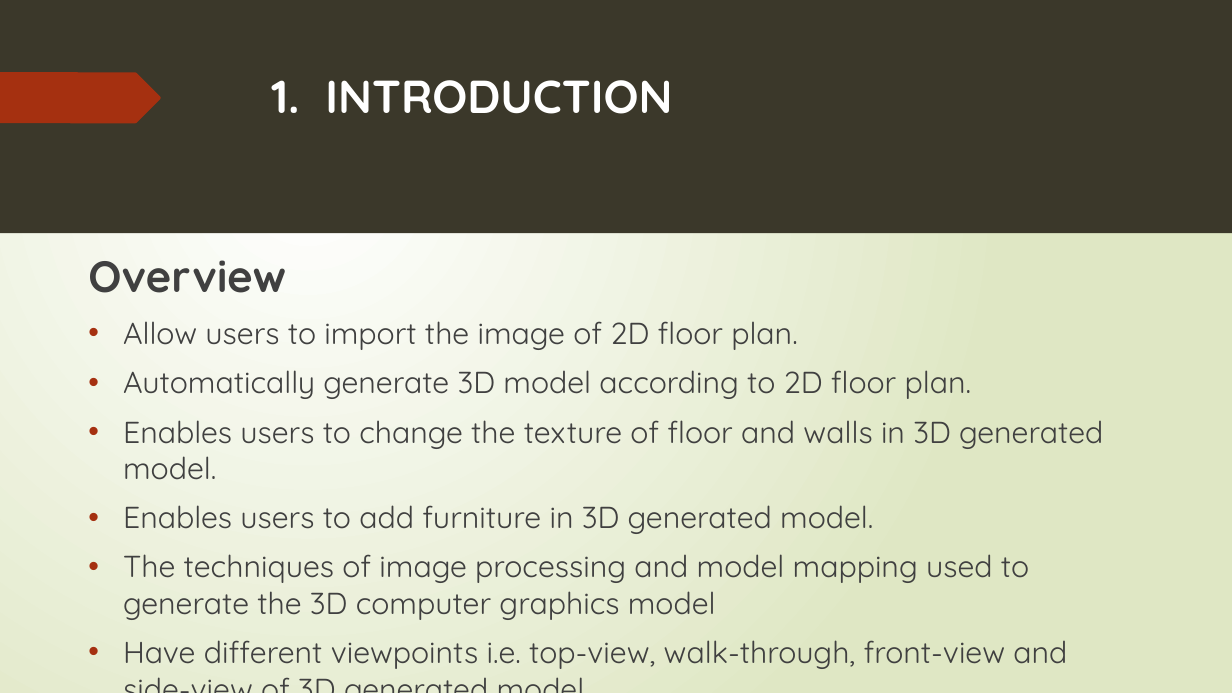
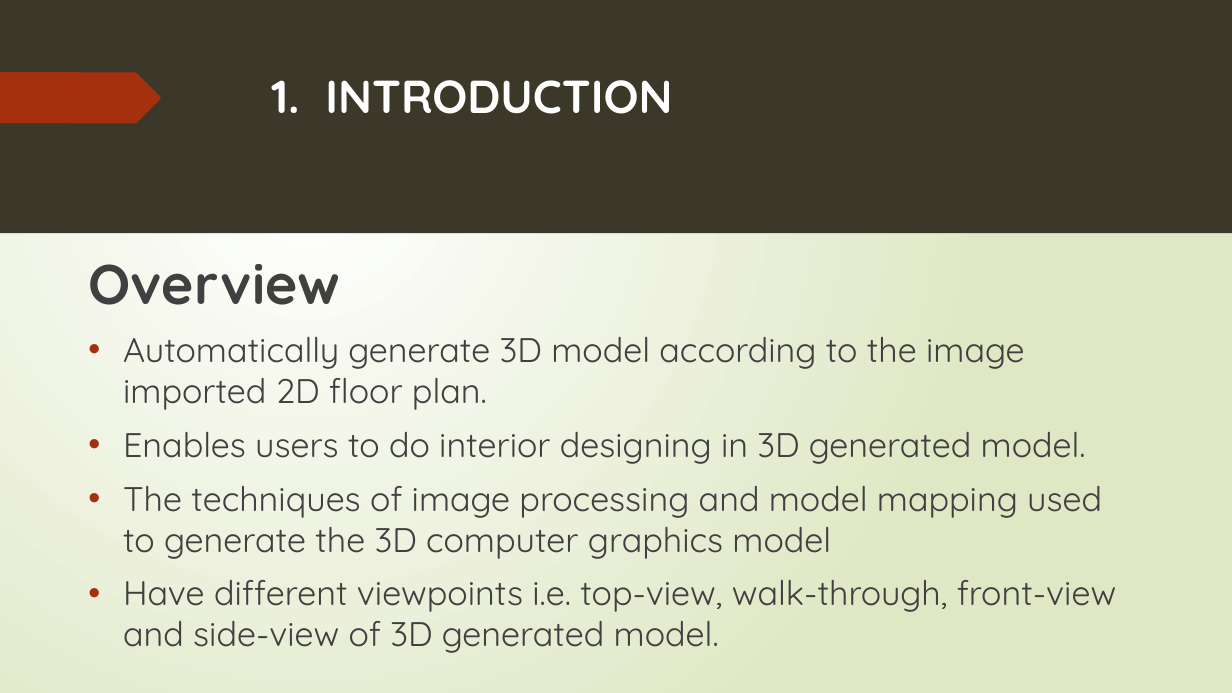
Before and after one commit to 15831944/2d-to-3d, a slide deck: slide 4 of Project slides.pptx. Drawn at 1232x693 pixels with LibreOffice and Linux fonts; fonts in the diff are those of the drawing. Boxes give left, top, right and bottom in pixels: in the first picture for what was removed or moved away, otherwise in the second. Text is boxed around its words. In the diff, an @@ line names an element or a change of style, - is before the commit and + after.

```diff
--- a/Project slides.pptx
+++ b/Project slides.pptx
@@ text at (x1=88, y1=264, x2=1116, y2=653): size 34.1 to 43.4 pt in "Overview"; size 23.6 to 26.6 pt in "The techniques of image processing and model ...", "Have different viewpoints i.e. top-view, walk-through, front ..." @@
@@ text at (x1=123, y1=337, x2=1086, y2=464): text changed; size 23.6 to 26.6 pt @@
-• Allow users to import the image of 2D floor plan.
-• Automatically generate 3D model according to 2D floor plan.
-• Enables users to change the texture of floor and walls in 3D generated model.
-• Enables users to add furniture in 3D generated model.
+• Automatically generate 3D model according to the image imported 2D floor plan.
+• Enables users to do interior designing in 3D generated model.
```
Also in this commit, not shown: 14 other slides changed, 3 slides added, 1 slide removed.
